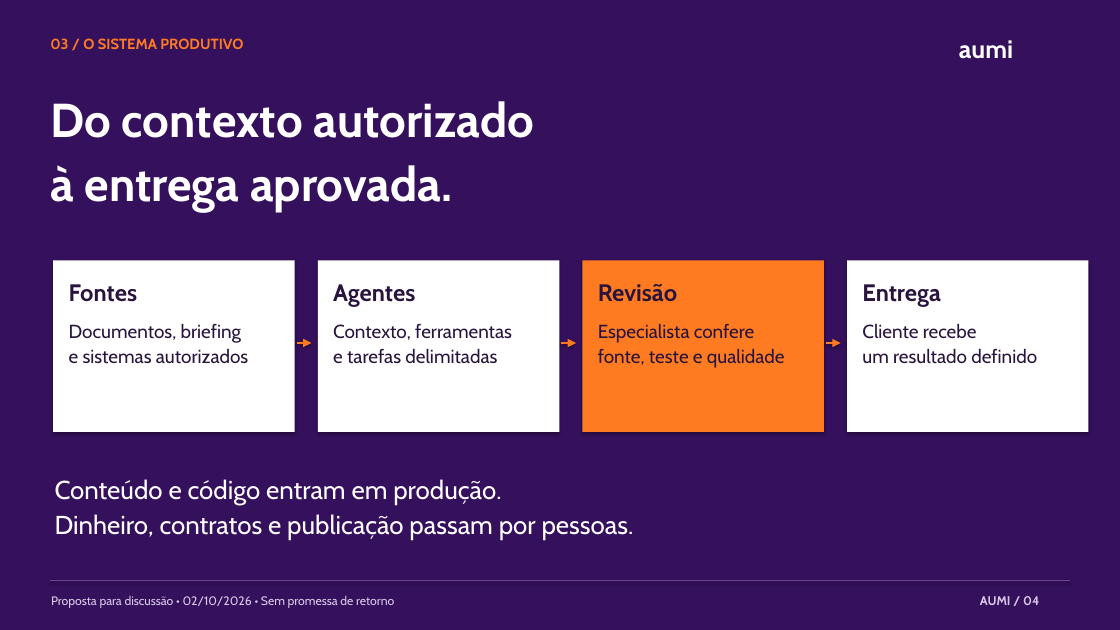
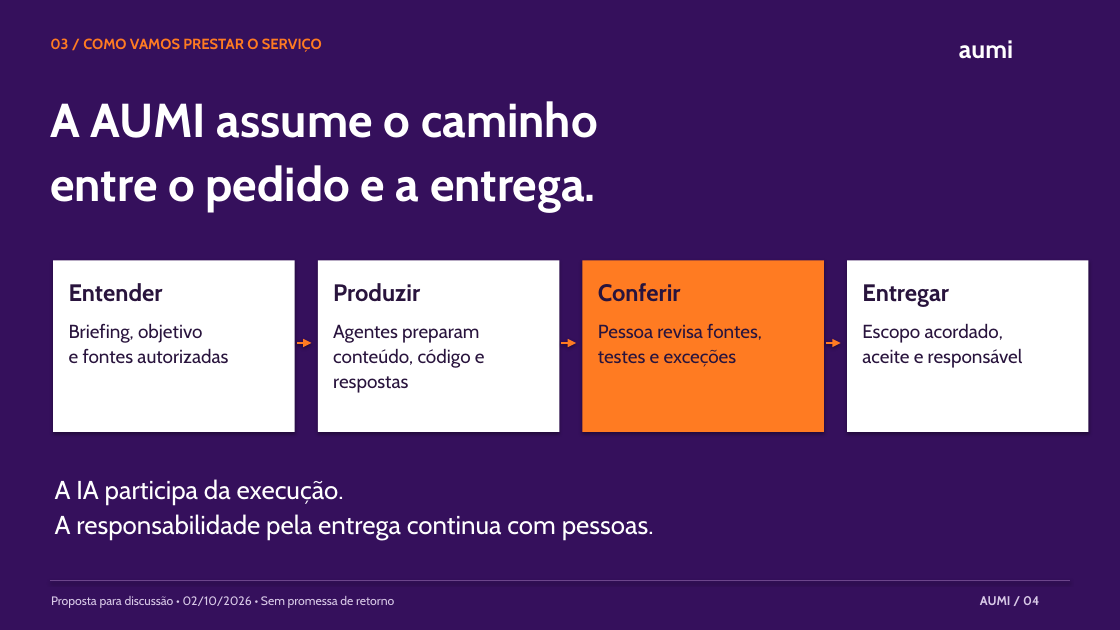
Before and after one commit to juboyy/topologic-business-plan, a slide deck: slide 4 of pitch-deck.pptx. Drawn at 1120x630 pixels with LibreOffice and Linux fonts; fonts in the diff are those of the drawing. Boxes give left, top, right and bottom in pixels: in the first picture for what was removed or moved away, otherwise in the second. Text is boxed around its words. In the diff, an @@ line names an element or a change of style, - is before the commit and + after.

```diff
--- a/pitch-deck.pptx
+++ b/pitch-deck.pptx
@@ text at (50, 38, 322, 52): text changed @@
-03 / O SISTEMA PRODUTIVO
+03 / COMO VAMOS PRESTAR O SERVIÇO
@@ text at (50, 101, 598, 213): text changed @@
-Do contexto autorizado
-à entrega aprovada.
+A AUMI assume o caminho
+entre o pedido e a entrega.
@@ text at (69, 283, 163, 302): text changed @@
-Fontes
+Entender
@@ text at (333, 283, 420, 302): text changed @@
-Agentes
+Produzir
@@ text at (598, 283, 681, 302): text changed @@
-Revisão
+Conferir
@@ text at (862, 284, 949, 307): text changed @@
-Entrega
+Entregar
@@ text at (69, 323, 228, 364): text changed @@
-Documentos, briefing
-e sistemas autorizados
+Briefing, objetivo
+e fontes autorizadas
@@ text at (333, 324, 485, 393): text changed @@
-Contexto, ferramentas
-e tarefas delimitadas
+Agentes preparam
+conteúdo, código e respostas
@@ text at (598, 324, 762, 367): text changed @@
-Especialista confere
-fonte, teste e qualidade
+Pessoa revisa fontes,
+testes e exceções
@@ text at (862, 323, 1023, 368): text changed @@
-Cliente recebe
-um resultado definido
+Escopo acordado,
+aceite e responsável
@@ text at (55, 479, 654, 540): text changed @@
-Conteúdo e código entram em produção.
-Dinheiro, contratos e publicação passam por pessoas.
+A IA participa da execução.
+A responsabilidade pela entrega continua com pessoas.
```
Also in this commit, not shown: 18 other slides changed, 1 slide added, 1 slide removed, 4 other files.
